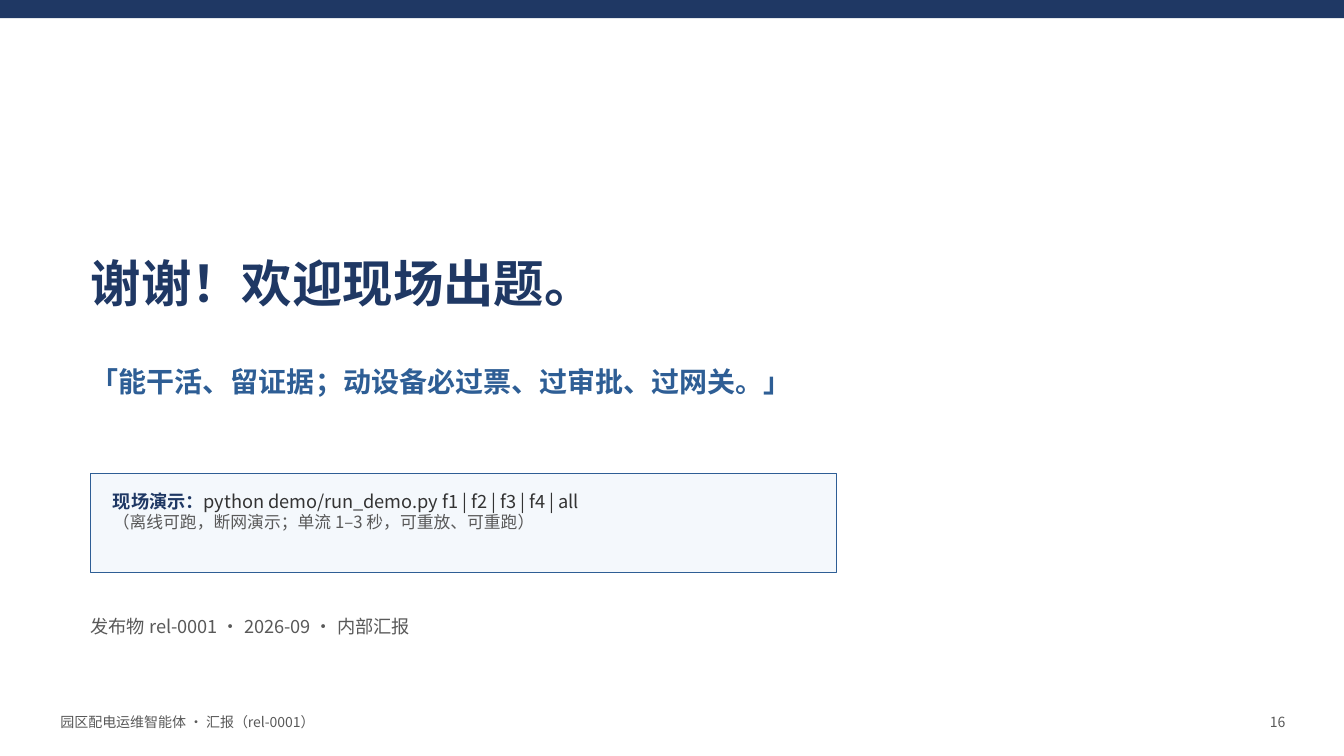
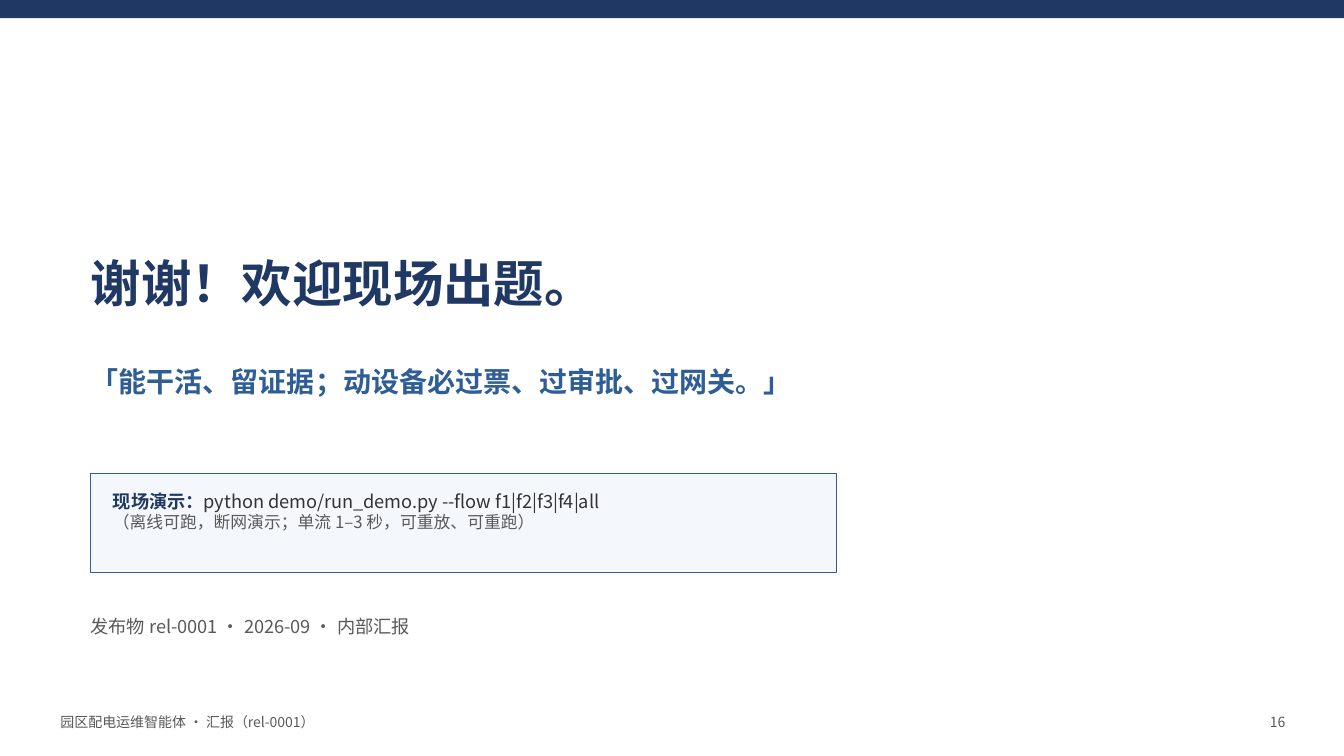
Before and after one commit to feasy898/agentic-factory-projects, a slide deck: slide 16 of peidian-agent/docs/presentation/presentation.pptx. Drawn at 1344x756 pixels with LibreOffice and Linux fonts; fonts in the diff are those of the drawing. Boxes give left, top, right and bottom in pixels: in the first picture for what was removed or moved away, otherwise in the second. Text is boxed around its words. In the diff, an @@ line names an element or a change of style, - is before the commit and + after.

```diff
--- a/peidian-agent/docs/presentation/presentation.pptx
+++ b/peidian-agent/docs/presentation/presentation.pptx
@@ text at box(113, 492, 599, 513): text changed @@
-现场演示：python demo/run_demo.py f1 | f2 | f3 | f4 | all
+现场演示：python demo/run_demo.py --flow f1|f2|f3|f4|all
```
Also in this commit, not shown: 6 other slides changed, 3 other files.
